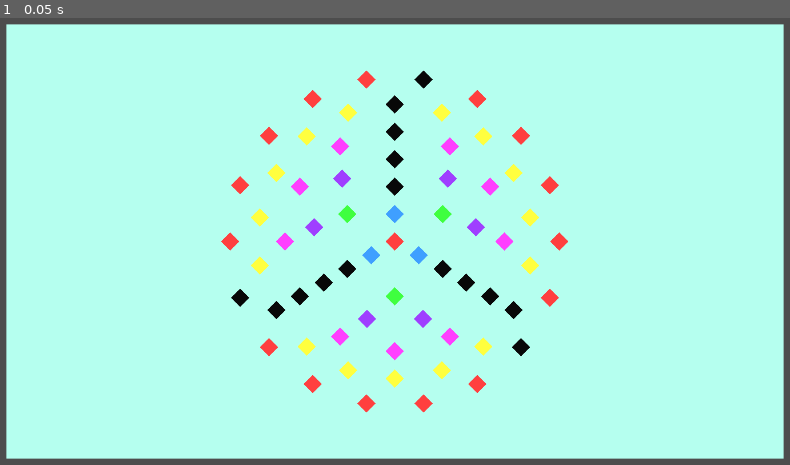
Above: before the commit, frame 1.
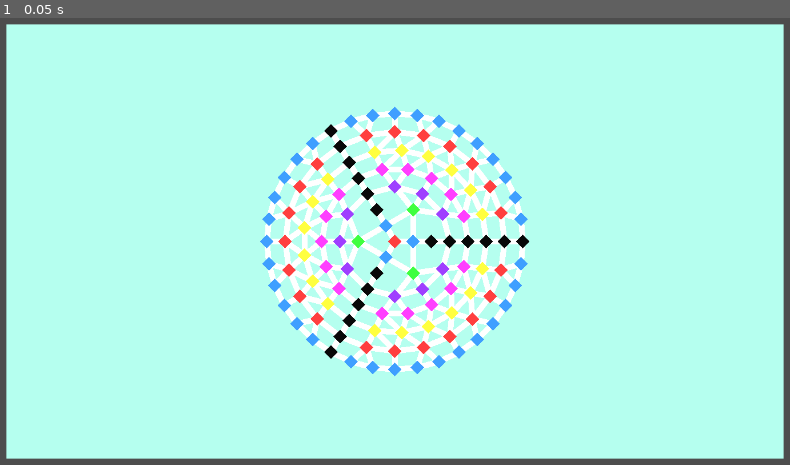
Above: after the commit, the same moment.

Repository: Pe3Hu/kura
Game: Godot game, scene res://scene/0/game.tscn
Two runs of this game, one before a commit and one after it. Both use one fixed random seed, a clock stepped at 60 frames per second and the inputs below.
Inputs:
- Up to frame 1 (0.05 s): no input

The runs differ from the first frame. In frame 1, 11% of the frame differs, in the area x 27-72%, y 11-89%.

Commit message:
update version 0.001
1. Door scene added

Diff:
--- a/scene/0/maze.gd
+++ b/scene/0/maze.gd
@@ -2,8 +2,11 @@
 
 
 @onready var rooms = $Rooms
+@onready var doors = $Doors
 
 var rings = {}
+var shift = false
+var complete = false
 
 
 func _ready() -> void:
@@ -17,17 +20,19 @@
 	add_room(0, 0)
 	add_ring("triple", false)
 	add_ring("single", true)
-	#add_ring("double", false)
-	add_ring("single", true)
-	add_ring("single", true)
-	#add_ring("triple", true)
-	add_ring("trapeze", true)
-	add_ring("equal", true)
+	add_ring("triple", true)
+
+	while !complete:
+		var type = Global.get_random_key(Global.dict.ring.weight)
+		add_ring(type, true)
+
+		if Global.num.ring.segment < rings.room.back().size() / 3 - 1:
+			complete = true
+	print(rings.room.back().size() / 3 - 1)
 
 
 func add_ring(type_: String, only_parent_: bool) -> void:
 	var n = rings.room.back().size()
-	rings.type.append(type_)
 
 	if !only_parent_:
 		match type_:
@@ -46,24 +51,38 @@
 				childs = parents + 1
 			"equal":
 				childs = parents
+				shift = !shift
 			"trapeze":
 				if parents % 2 == 1:
 					childs = (parents / 2) * 3 + 2
+				else:
+					return
+
+		if Global.num.ring.segment < childs / 3:
+			return
 
 		n = (childs + 1) * 3
 
+	rings.type.append(type_)
 	rings.room.append([])
 	var segment = n / 3
 	var angle = {}
 	angle.step = PI * 2 / n
 
 	for _j in n:
-		angle.current = angle.step * _j - PI / 2
+		angle.current = angle.step * _j# - PI / 2
 
 		if type_ == "equal":
-			angle.current += angle.step / 2
+			var sign = -1
+
+			if !shift:
+				sign = 0
+
+			angle.current += sign * angle.step / 2
 
 		add_room(angle.current, segment)
+
+	add_doors(type_)
 
 
 func add_room(angle_: float, segment_: int) -> void:
@@ -88,3 +107,106 @@
 			room.backdoor = true
 
 	room.update_color_based_on_ring()
+
+
+func add_doors(type_: String) -> void:
+	var n = rings.room.size() - 1
+	var k = 2
+	var parents = rings.room[n - 1]
+	var childs = rings.room[n]
+	var segment = {}
+	segment.parent = parents.size() / 3
+	segment.child = childs.size() / 3
+	var index = {}
+
+	for _i in 3:
+		#connect backdoor
+		var a = parents[_i * segment.parent]
+		var b = childs[_i * segment.child]
+		connect_rooms(a, b)
+
+
+		#connect letter
+		if rings.type[n] == "equal" and rings.type[n - 1] == "equal":
+			segment.elder = rings.room[n - 2].size() / 3
+			index.elder = _i * segment.elder + segment.elder - 1
+			index.child = _i * segment.child  + segment.child - 1
+			a = rings.room[n - 2][index.elder]
+			b = childs[index.child]
+			connect_rooms(a, b)
+
+		#connect segment
+		if n == 2:
+			for _j in 2:
+				index.parent = (_i + _j) * segment.parent % parents.size()
+				index.child = _i * segment.child  + 1
+				a = parents[index.parent]
+				b = childs[index.child]
+				connect_rooms(a, b)
+		else:
+			for _j in segment.parent - 1:
+				index.parent = _i * segment.parent + _j + 1
+				a = parents[index.parent]
+
+				match type_:
+					"single":
+							for _k in k:
+								index.child = _i * segment.child + _j + _k + 1
+								b = childs[index.child]
+								connect_rooms(a, b)
+					"double":
+						for _k in k:
+							index.child =  _i * segment.child + _j * k + _k + 1
+							b = childs[index.child]
+							connect_rooms(a, b)
+					"triple":
+						k = 3
+
+						for _k in k:
+							index.child =  _i * segment.child + _j * k + _k + 1
+							b = childs[index.child]
+							connect_rooms(a, b)
+					"trapeze":
+						if _j % 2 == 1:
+							index.child = _i * segment.child + (_j / 2 + 1) * (k + 1)
+							b = childs[index.child]
+							connect_rooms(a, b)
+						else:
+							for _k in k:
+								index.child = _i * segment.child + (_j / 2) * (k + 1) + _k + 1
+								b = childs[index.child]
+								connect_rooms(a, b)
+					"equal":
+						for _k in k:
+							index.child = (_i * segment.child + _j + _k) % childs.size()
+
+							if shift:
+								index.child = (index.child + 1) % childs.size()
+
+							b = childs[index.child]
+
+							if !b.backdoor:
+								connect_rooms(a, b)
+
+	#connect ring
+	if n > 2:
+		for _i in childs.size():
+			var a = childs[_i]
+			var b = childs[(_i + 1) % childs.size()]
+
+			if !(type_ == "equal" and (a.backdoor or b.backdoor)):
+				connect_rooms(a, b)
+
+
+func connect_rooms(a_: Polygon2D, b_: Polygon2D) -> void:
+	if !a_.doors.has(b_):
+		var door = Global.scene.door.instantiate()
+		a_.doors[b_] = door
+		b_.doors[a_] = door
+		door.add_point(a_.position)
+		door.add_point(b_.position)
+		doors.add_child(door)
+	else:
+		print("door err", rings.room.size())
+		a_.paint_white()
+		b_.paint_white()
--- a/scene/0/maze.tscn
+++ b/scene/0/maze.tscn
@@ -19,4 +19,6 @@
 layout_mode = 2
 color = Color(0.709804, 1, 0.937255, 1)
 
+[node name="Doors" type="Node2D" parent="."]
+
 [node name="Rooms" type="Node2D" parent="."]
--- /dev/null
+++ b/scene/1/door.tscn
@@ -0,0 +1,3 @@
+[gd_scene format=3 uid="uid://dedxjgngsuyh4"]
+
+[node name="Door" type="Line2D"]
--- a/scene/1/room.gd
+++ b/scene/1/room.gd
@@ -5,6 +5,7 @@
 var maze = null
 var backdoor = false
 var order = null
+var doors = {}
 
 
 func _ready() -> void:
@@ -29,8 +30,9 @@
 		var s = 0.75
 		var v = 1
 		var h = 0
+		var odd = ring % 6
 
-		match ring:
+		match odd:
 			0:
 				h = 0 / max_h
 			1:
@@ -46,3 +48,7 @@
 
 		var color_ = Color.from_hsv(h, s, v)
 		set_color(color_)
+
+
+func paint_white() -> void:
+	set_color(Color.WHITE)
--- a/script/Global.gd
+++ b/script/Global.gd
@@ -23,17 +23,18 @@
 
 
 func init_arr() -> void:
-	arr.edge = [1, 2, 3, 4, 5, 6]
+	pass
 
 
 func init_num() -> void:
 	num.index = {}
 
 	num.ring = {}
-	num.ring.r = 48
+	num.ring.r = 32
+	num.ring.segment = 9
 
 	num.room = {}
-	num.room.r = 16
+	num.room.r = 12
 
 
 func init_dict() -> void:
@@ -81,6 +82,14 @@
 		]
 	]
 
+	dict.ring = {}
+	dict.ring.weight = {}
+	dict.ring.weight["single"] = 7
+	dict.ring.weight["trapeze"] = 5
+	dict.ring.weight["equal"] = 9
+	dict.ring.weight["double"] = 3
+	#dict.ring.weight["triple"] = 1
+
 
 func init_node() -> void:
 	node.game = get_node("/root/Game")
@@ -89,6 +98,7 @@
 func init_scene() -> void:
 	scene.maze = load("res://scene/0/maze.tscn")
 	scene.room = load("res://scene/1/room.tscn")
+	scene.door = load("res://scene/1/door.tscn")
 
 
 
@@ -120,3 +130,29 @@
 	var json_object = JSON.new()
 	var parse_err = json_object.parse(text)
 	return json_object.get_data()
+
+
+
+func get_random_key(dict_: Dictionary):
+	if dict_.keys().size() == 0:
+		print("!bug! empty array in get_random_key func")
+		return null
+
+	var total = 0
+
+	for key in dict_.keys():
+		total += dict_[key]
+
+	rng.randomize()
+	var index_r = rng.randf_range(0, 1)
+	var index = 0
+
+	for key in dict_.keys():
+		var weight = float(dict_[key])
+		index += weight/total
+
+		if index > index_r:
+			return key
+
+	print("!bug! index_r error in get_random_key func")
+	return null
Not shown, removed: asset/README.md
